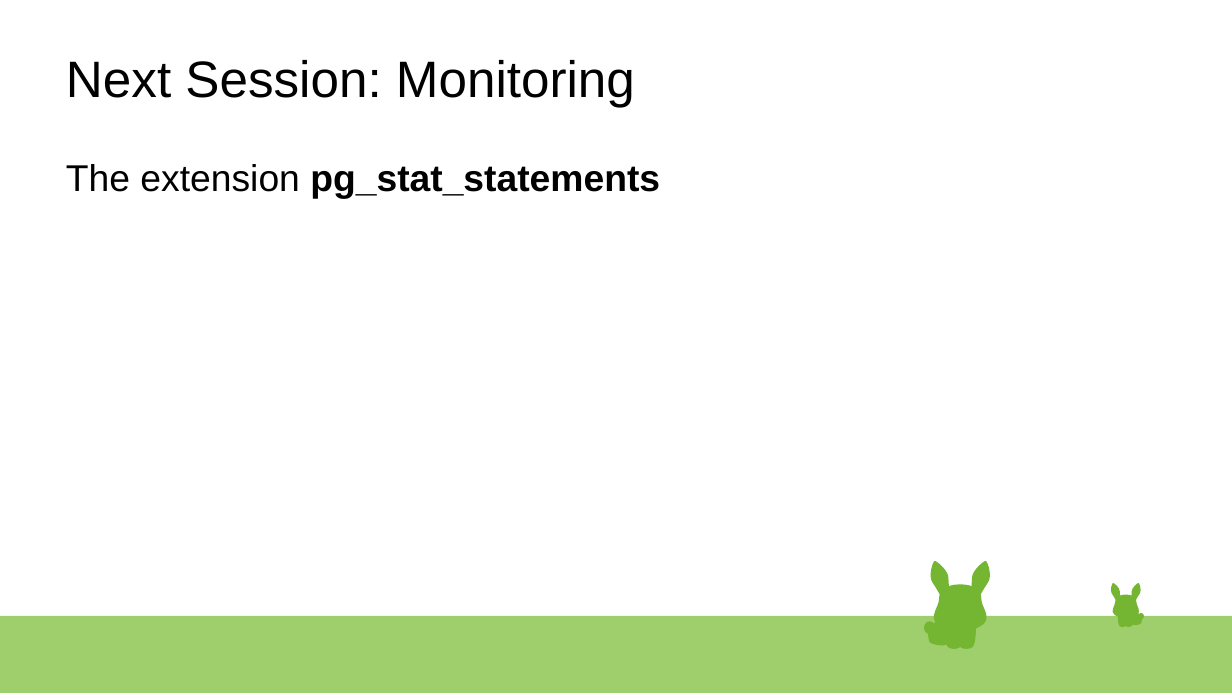
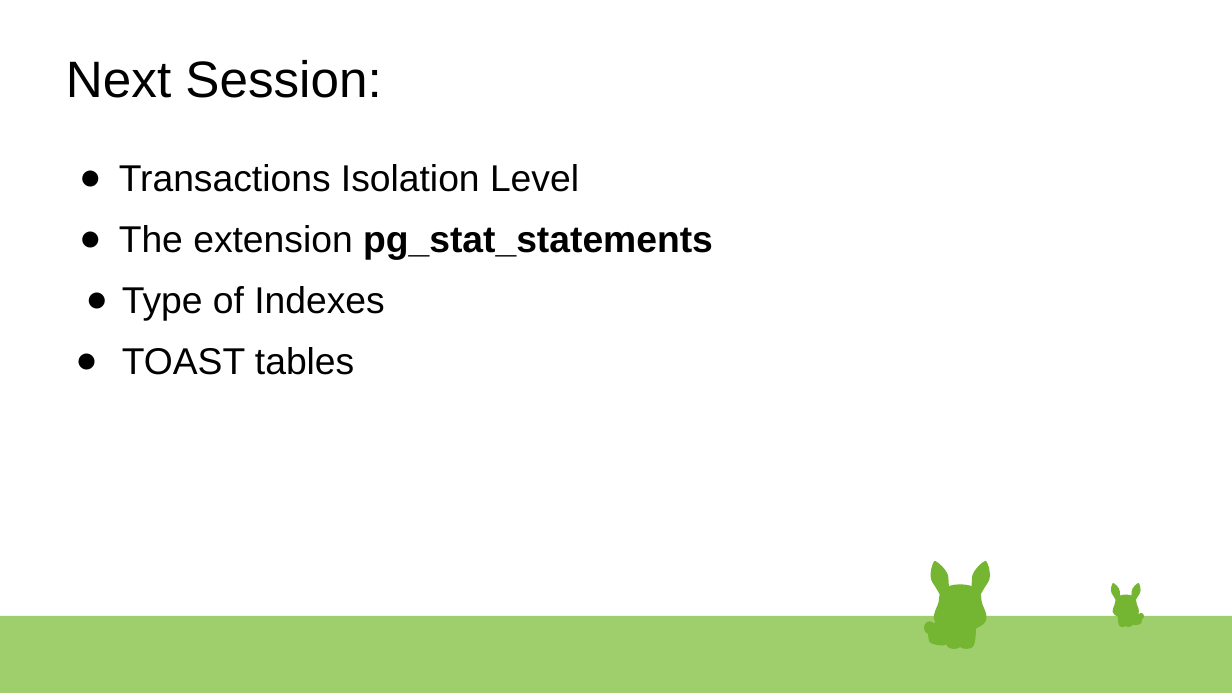
Before and after one commit to rsibanez89/postgres-indexing, a slide deck: slide 16 of Presentation.odp (slide 15 before the commit). Drawn at 1232x693 pixels with LibreOffice and Linux fonts; fonts in the diff are those of the drawing. Boxes give left, top, right and bottom in pixels: in the first picture for what was removed or moved away, otherwise in the second. Text is boxed around its words. In the diff, an @@ line names an element or a change of style, - is before the commit and + after.

```diff
--- a/Presentation.odp
+++ b/Presentation.odp
@@ text at (x1=66, y1=60, x2=381, y2=98): text changed @@
-Next Session: Monitoring
+Next Session:
@@ text at (x1=119, y1=164, x2=579, y2=192): paragraph added @@
+● Transactions Isolation Level
@@ text at (x1=119, y1=225, x2=713, y2=260): bullet none to ● @@
@@ text at (x1=122, y1=286, x2=384, y2=375): paragraphs added @@
+● Type of Indexes
+● TOAST tables
```
Also in this commit, not shown: 14 other slides changed, 1 slide added.
